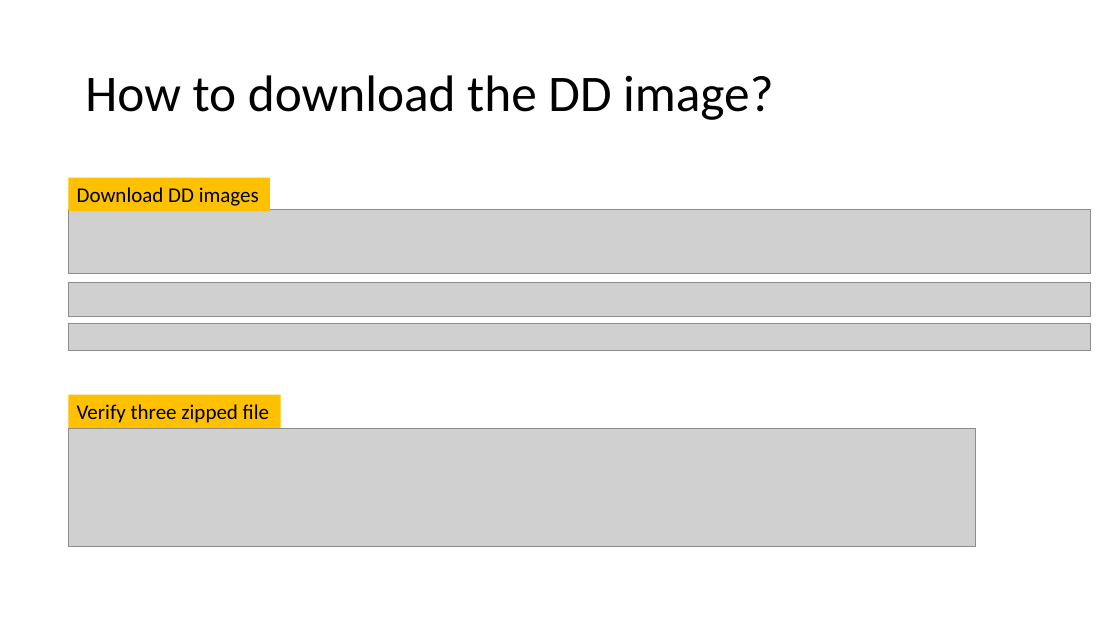
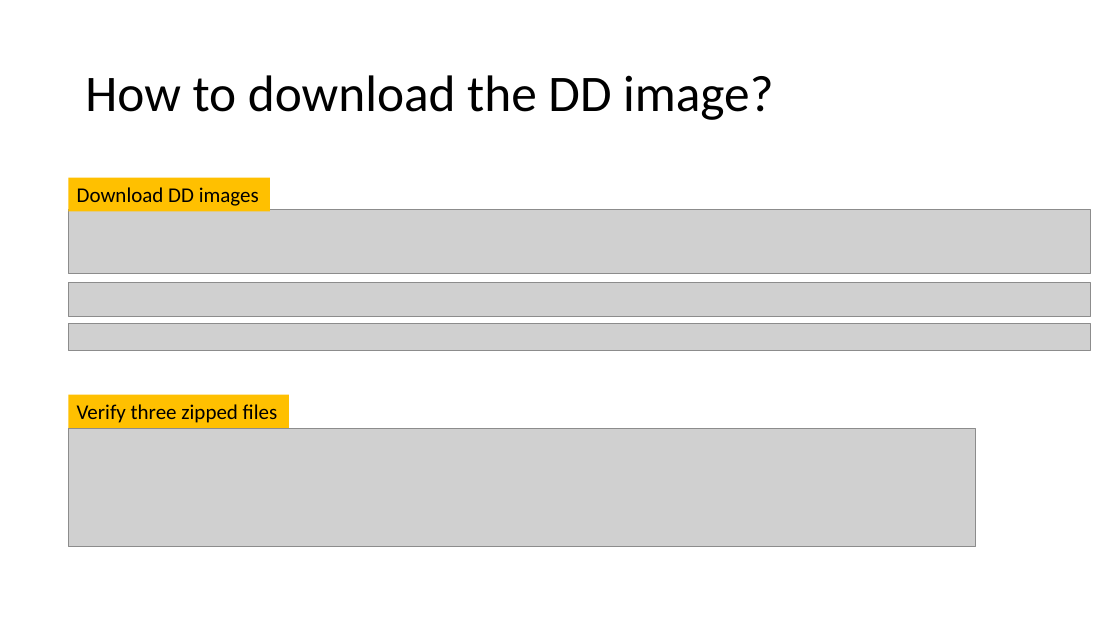
Before and after one commit to frankwxu/digital-forensics-lab, a slide deck: slide 6 of NIST_Data_Leakage_Case/NIST_Data_Leakage_00_Env_Setting.pptx. Drawn at 1120x630 pixels with LibreOffice and Linux fonts; fonts in the diff are those of the drawing; grey boxes stand for pictures; background and template pictures are left out. Boxes give left, top, right and bottom in pixels: in the first picture for what was removed or moved away, otherwise in the second. Text is boxed around its words. In the diff, an @@ line names an element or a change of style, - is before the commit and + after.

```diff
--- a/NIST_Data_Leakage_Case/NIST_Data_Leakage_00_Env_Setting.pptx
+++ b/NIST_Data_Leakage_Case/NIST_Data_Leakage_00_Env_Setting.pptx
@@ rectangle "Verify three zipped files" resized from (x1=68, y1=395, x2=281, y2=429) to (x1=68, y1=395, x2=289, y2=429) @@
@@ text in rectangle at (x1=77, y1=404, x2=278, y2=423): text changed @@
-Verify three zipped file
+Verify three zipped files
```
Also in this commit, not shown: 11 other slides changed, 1 slide added, 10 other files.
